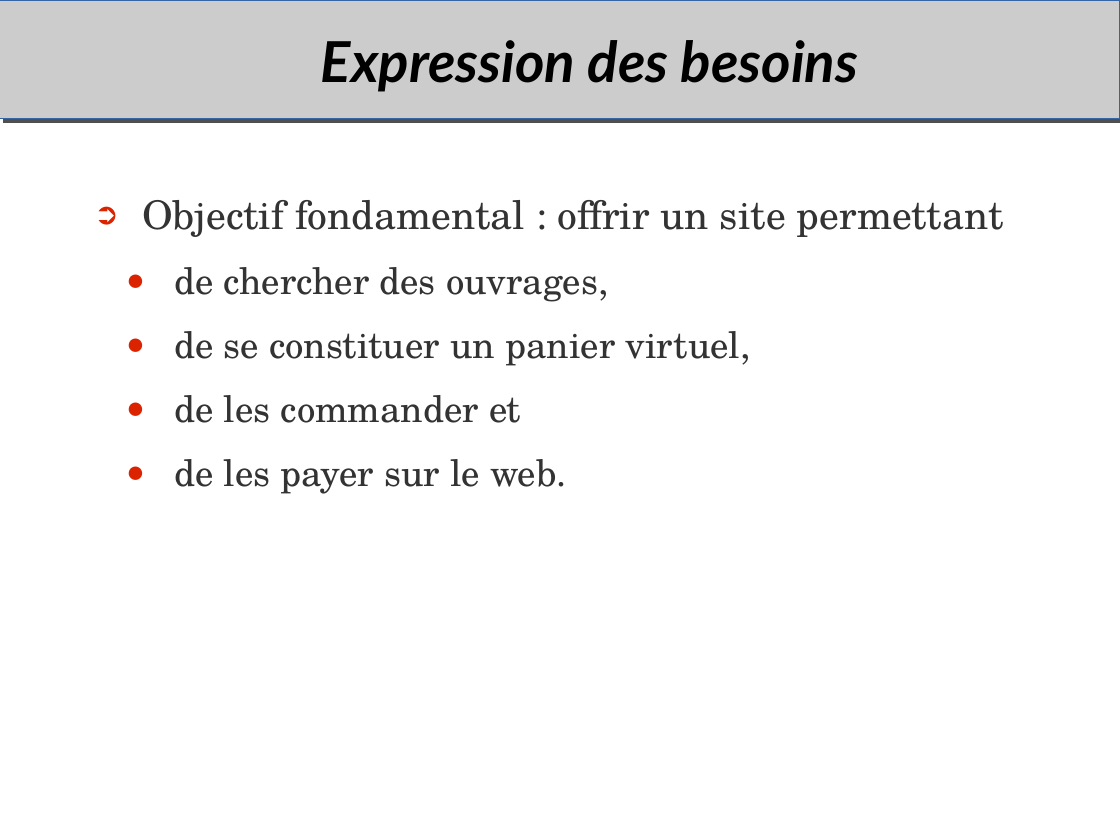
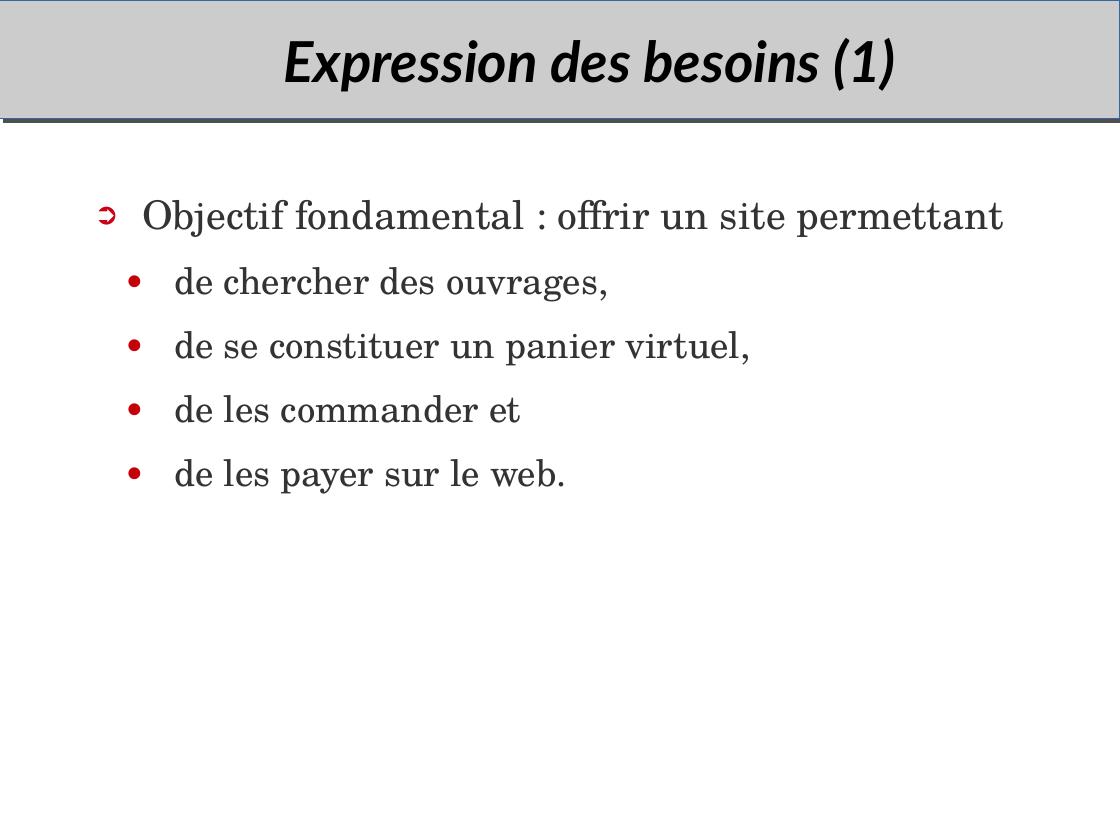
Before and after one commit to duanegris/texts, a slide deck: slide 21 of em-msi/it-s704/msi306-uml.odp (slide 18 before the commit). Drawn at 1120x840 pixels with LibreOffice and Linux fonts; fonts in the diff are those of the drawing; background and template pictures are left out. Boxes give left, top, right and bottom in pixels: in the first picture for what was removed or moved away, otherwise in the second. Text is boxed around its words. In the diff, an @@ line names an element or a change of style, - is before the commit and + after.

```diff
--- a/em-msi/it-s704/msi306-uml.odp
+++ b/em-msi/it-s704/msi306-uml.odp
@@ title at [283, 38, 896, 92]: text changed @@
-Expression des besoins
+Expression des besoins (1)
@@ text "Objectif fondamental : offrir un ..." at [142, 200, 1004, 494]: bullet colour #DC2300 to #C90016; bullet colour #DC2300 to #C5000B @@
```
Also in this commit, not shown: 28 other slides changed, 4 slides added, 2 slides removed.
